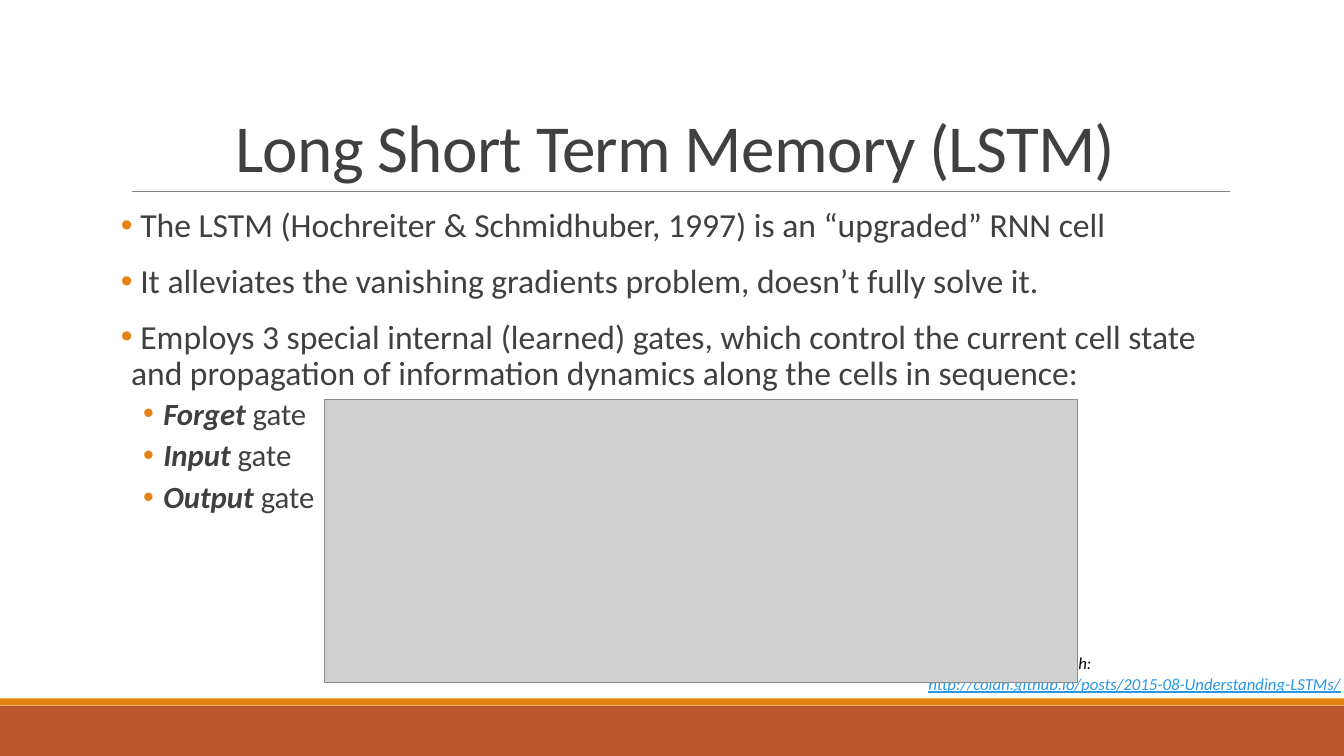
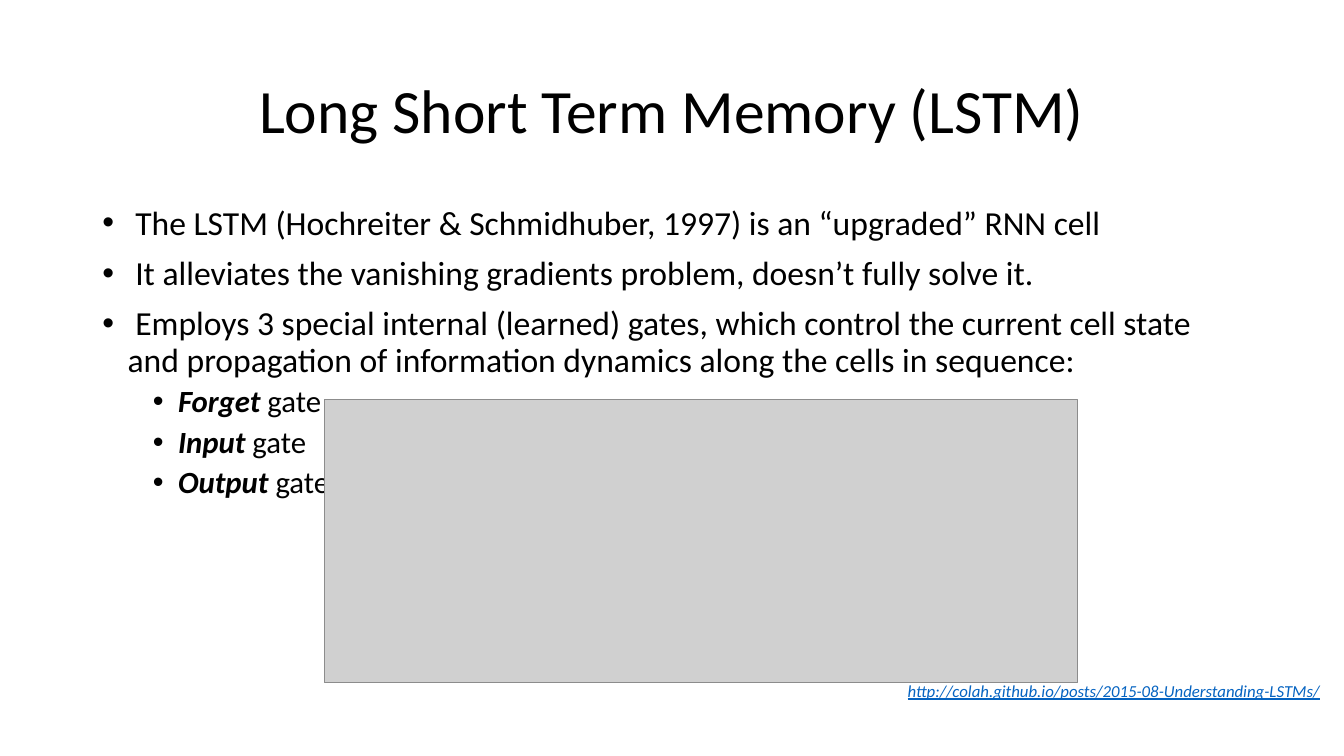
Before and after one commit to TomerVolk/NLP_2021_2022_Winter_Tutorials, a slide deck: slide 14 of Tutorial_04/Tutorial 04 - RNN and LSTM.pptx. Drawn at 1344x756 pixels with LibreOffice and Linux fonts; fonts in the diff are those of the drawing; grey boxes stand for pictures. Boxes give left, top, right and bottom in pixels: in the first picture for what was removed or moved away, otherwise in the second. Text is boxed around its words. In the diff, an @@ line names an element or a change of style, - is before the commit and + after.

```diff
--- a/Tutorial_04/Tutorial 04 - RNN and LSTM.pptx
+++ b/Tutorial_04/Tutorial 04 - RNN and LSTM.pptx
@@ title "Long Short Term Memory (LSTM)" moved from (x1=235, y1=123, x2=1115, y2=184) to (x1=259, y1=88, x2=1084, y2=144) @@
@@ title "Long Short Term Memory (LSTM)" at (x1=259, y1=88, x2=1084, y2=144): size 48 to 44 pt, text colour #404040 to #000000, letter spacing -0.5 to 0 pt; line spacing 0.85 to 0.9; vertical alignment bottom to middle @@
@@ text "The LSTM (Hochreiter & Schmidhuber, ..." at (x1=128, y1=210, x2=1190, y2=501): text colour #404040 to #000000; indent changed; less space between paragraphs @@
@@ line removed from (132, 192) to (1231, 192) @@
@@ text "Diagrams by Chris Olah: http://colah.github.io/posts/2015-08 ..." moved from (x1=928, y1=656, x2=1340, y2=693) to (x1=908, y1=685, x2=1320, y2=700) @@
@@ text "Diagrams by Chris Olah: http://colah.github.io/posts/2015-08 ..." at (x1=908, y1=685, x2=1320, y2=700): text colour #2998E3 to #0563C1 in "http://colah.github.io/posts/2015-08-Understanding-LSTMs/" @@
@@ rectangle removed at (x1=0, y1=706, x2=1344, y2=756) @@
@@ rectangle removed at (x1=0, y1=699, x2=1344, y2=706) @@
```
Also in this commit, not shown: 20 other slides changed, 56 other files.
